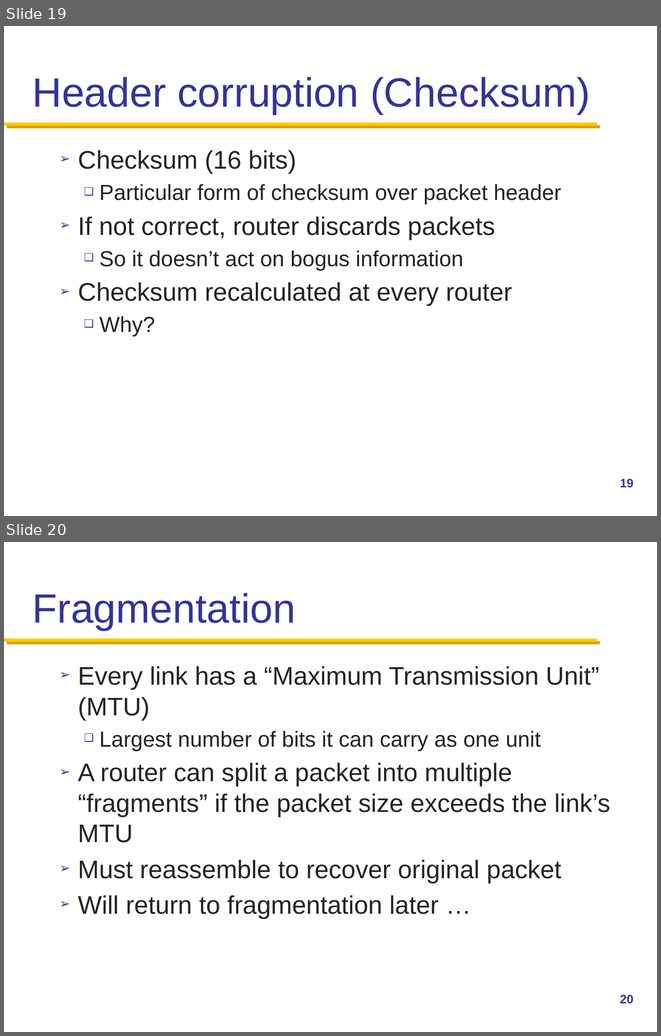
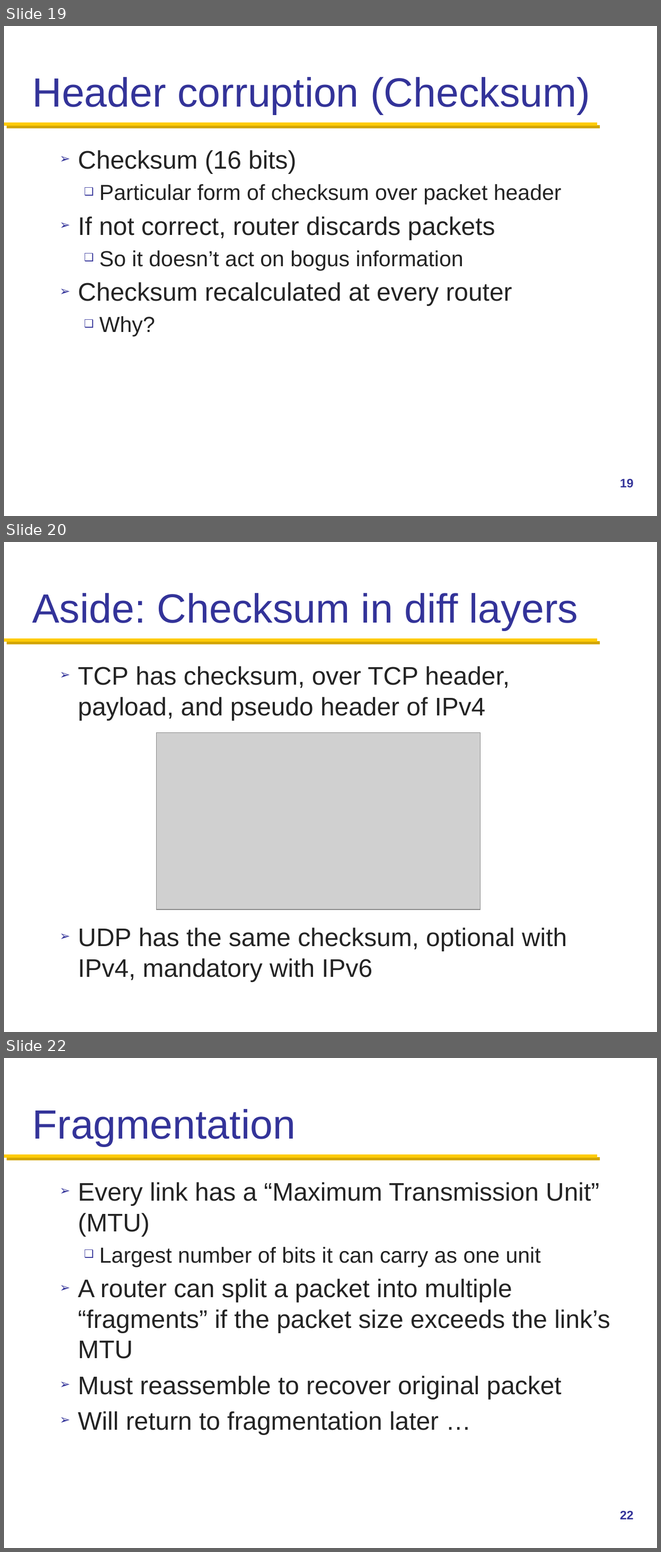
Before and after one commit to henryhxu/CSCI4430-ESTR4120, a slide deck: lec/lec10.pptx. Shown one above the other, each under a label of ours: slides 19 and 20 before the commit, slides 19, 20 and 22 after it; the slides between them are not shown. The pictures are 661x1036 and 661x1552 pixels, drawn with LibreOffice and Linux fonts; fonts in the diff are those of the drawing; grey boxes stand for pictures; background and template pictures are left out. Boxes give left, top, right and bottom in pixels: in the first picture for what was removed or moved away, otherwise in the second. Text is boxed around its words. In the diff, an @@ line names an element or a change of style, - is before the commit and + after.

```diff
--- a/lec/lec10.pptx
+++ b/lec/lec10.pptx
@@ slide 20 added at (4,542,657,1032), background #FFFFFF; not listed: 1 template element that a slide beside it also shows @@
@@ title added at (32,593,578,631), 45 pt, text #333399 @@
+Aside: Checksum in diff layers
@@ text added at (78,666,510,720), 28 pt, text #232323 @@
+➢ TCP has checksum, over TCP header, payload, and pseudo header of IPv4
@@ picture added at (156,733,480,910) @@
@@ text added at (78,927,567,981), 28 pt, text #232323 @@
+➢ UDP has the same checksum, optional with IPv4, mandatory with IPv6
@@ what was slide 20 is now slide 22 @@
@@ page number at (620,1511,634,1519): text changed @@
-20
+22
```
Also in this commit, not shown: 13 slides changed, 1 other slide added.
